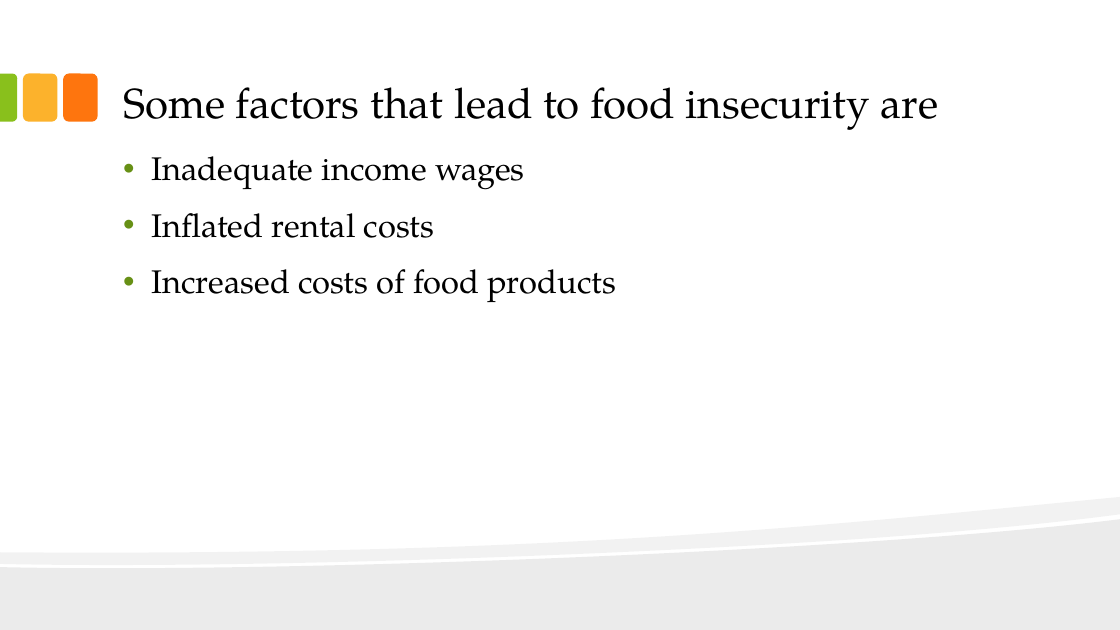
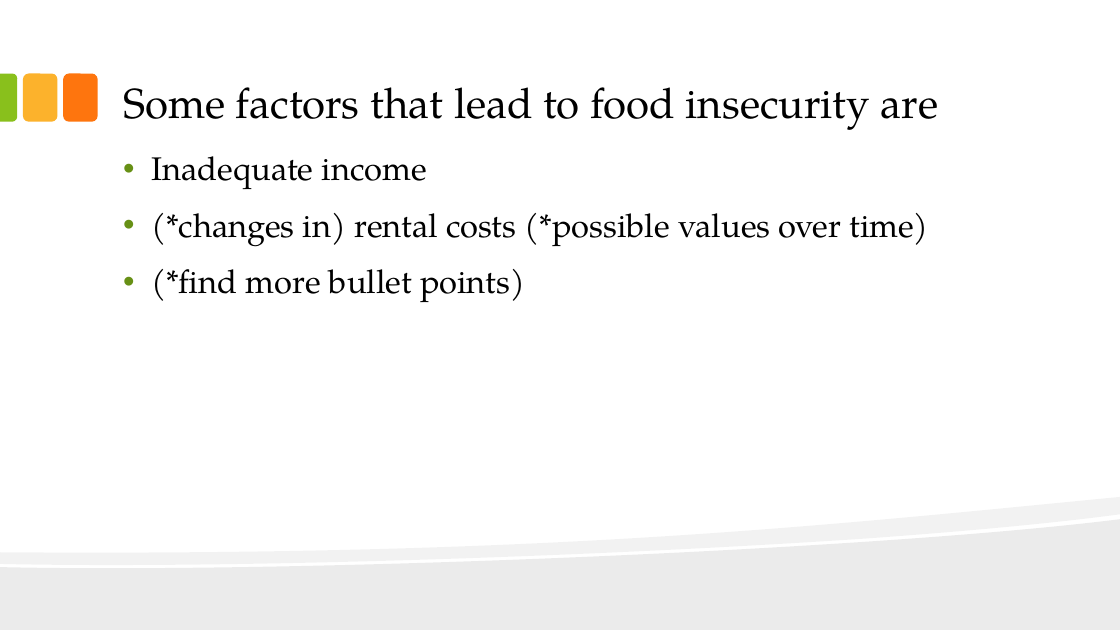
Before and after one commit to MaGoodman12/Food-Insecurity-in-Low-Income-TN-Counties, a slide deck: slide 2 of Capstone Presentation.pptx. Drawn at 1120x630 pixels with LibreOffice and Linux fonts; fonts in the diff are those of the drawing. Boxes give left, top, right and bottom in pixels: in the first picture for what was removed or moved away, otherwise in the second. Text is boxed around its words. In the diff, an @@ line names an element or a change of style, - is before the commit and + after.

```diff
--- a/Capstone Presentation.pptx
+++ b/Capstone Presentation.pptx
@@ text at bbox=[151, 156, 928, 302]: text changed @@
-• Inadequate income wages
-• Inflated rental costs
-• Increased costs of food products
+• Inadequate income
+• (*changes in) rental costs (*possible values over time)
+• (*find more bullet points)
```
Also in this commit, not shown: 1 slide added, 1 slide removed, 4 other files.
